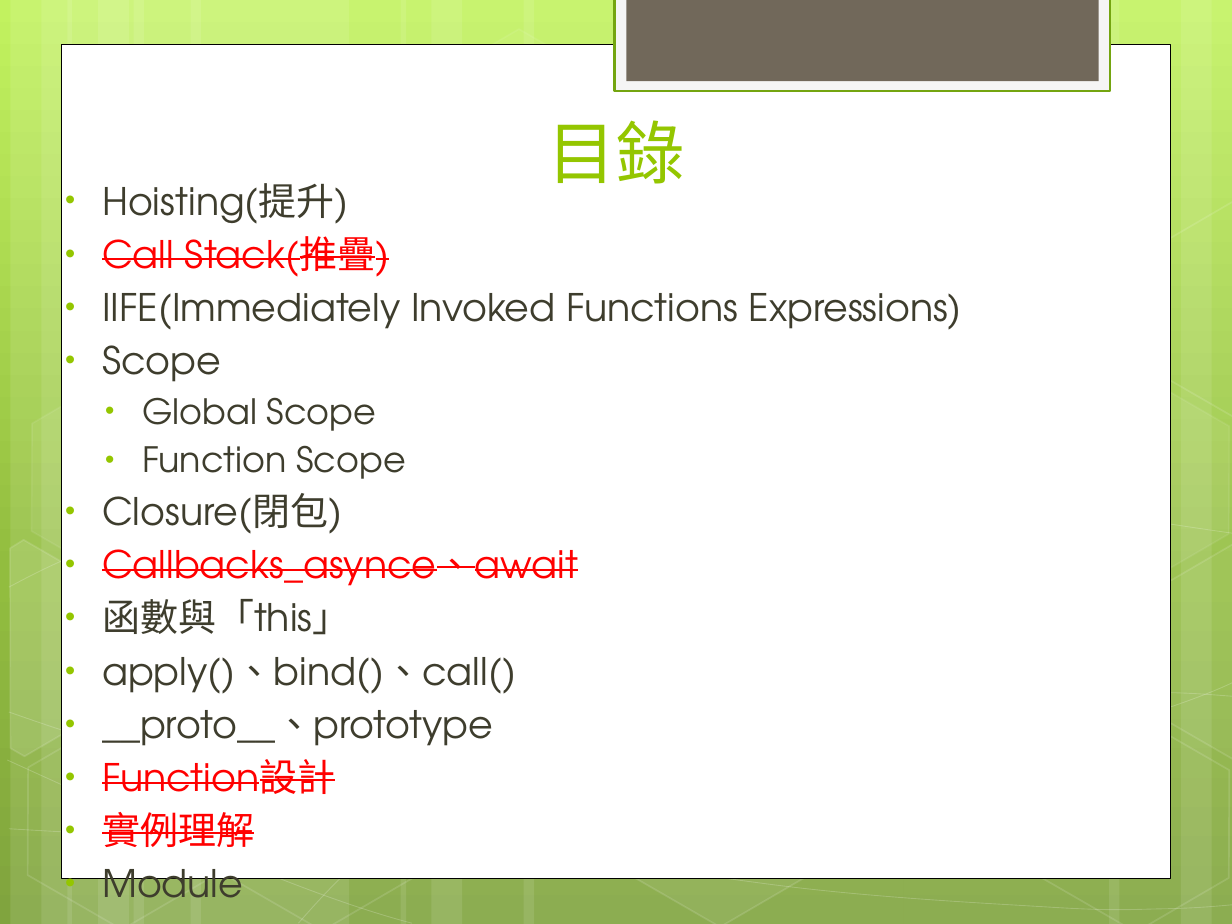
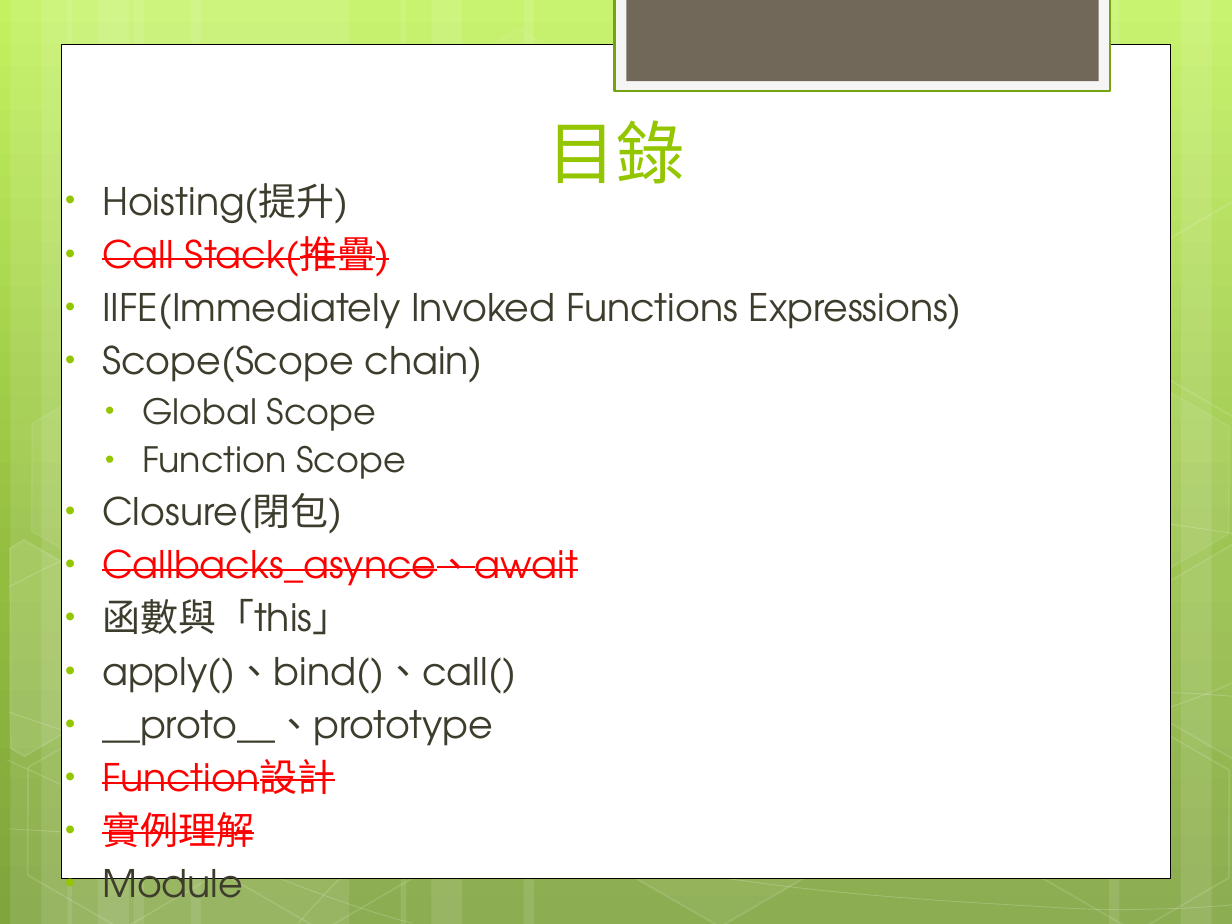
Before and after one commit to jackru6g6/JavaScript_Education, a slide deck: slide 2 of JavaScript教學及應用_08.22報告.pptx. Drawn at 1232x924 pixels with LibreOffice and Linux fonts; fonts in the diff are those of the drawing. Boxes give left, top, right and bottom in pixels: in the first picture for what was removed or moved away, otherwise in the second. Text is boxed around its words. In the diff, an @@ line names an element or a change of style, - is before the commit and + after.

```diff
--- a/JavaScript教學及應用_08.22報告.pptx
+++ b/JavaScript教學及應用_08.22報告.pptx
@@ text at [102,345,482,383]: text changed @@
-• Scope
+• Scope(Scope chain)
```
Also in this commit, not shown: 1 other slide changed, 20 other files.
